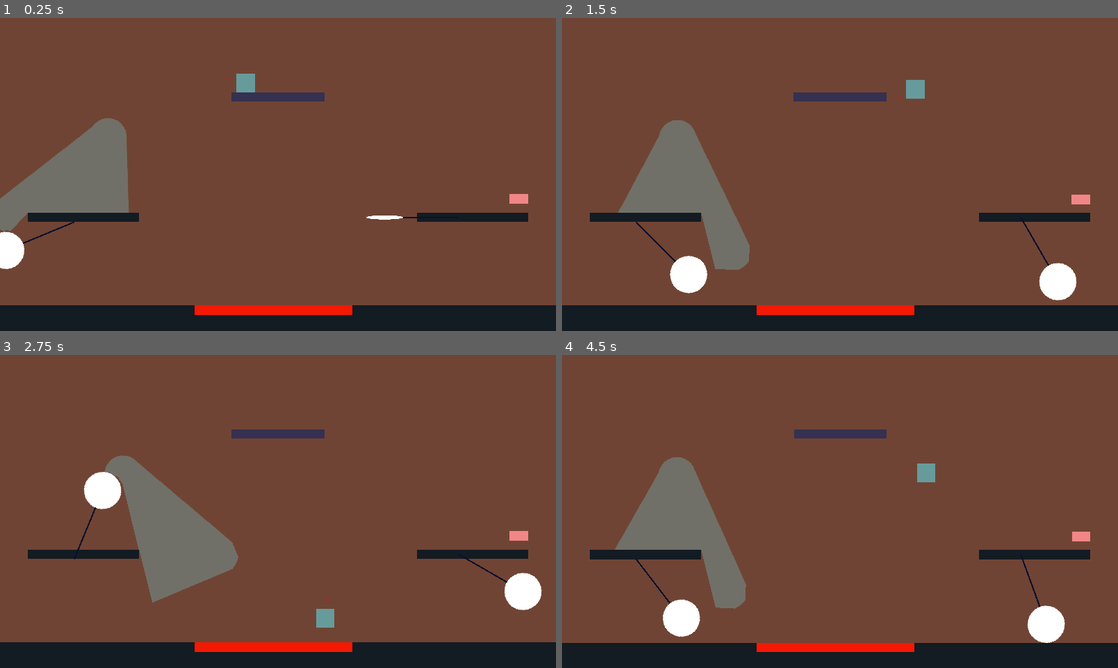
Above: before the commit, frames 1-4 (two rows, left to right).
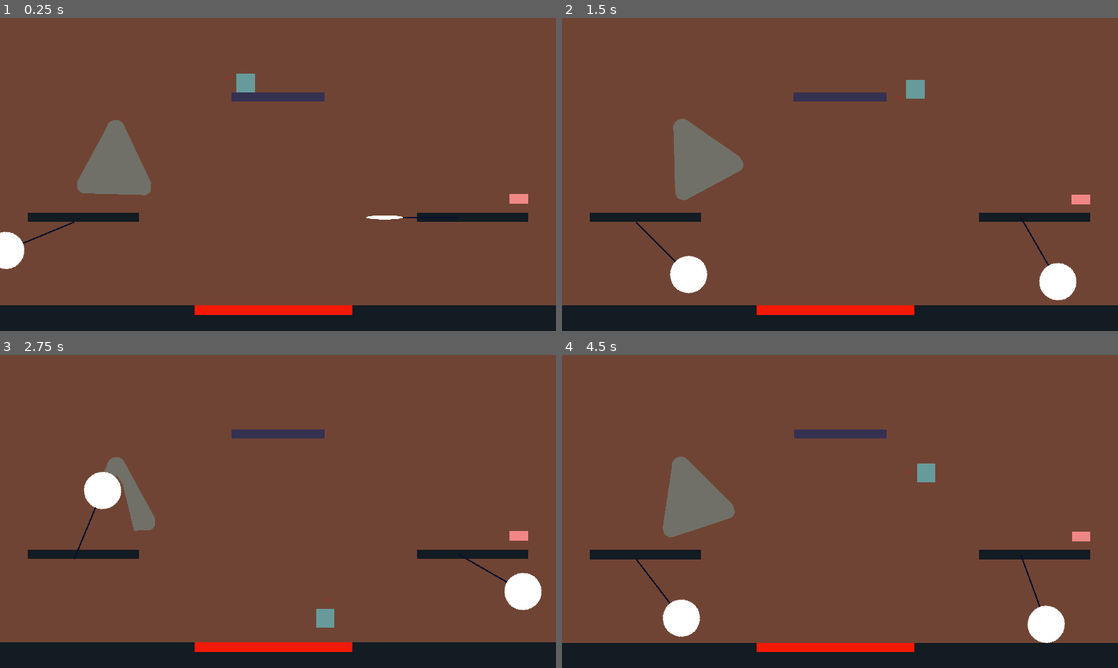
Above: after the commit, the same moments.

Repository: mightyminebuster/Github-GameOff-2020
Game: Godot game, scene res://Rooms/Demo.tscn
Same seed, same stepped clock (60 frames per second), same inputs: the game is played once before the commit and once after it.
Inputs (mouse positions are in pixels of both pictures, inside the frame that each line leads up to):
- Up to frame 1 (0.25 s): no input
- Up to frame 2 (1.5 s): move the mouse to (962, 158) at 0.52 s; hold D (move_right) from 0.53 s (still down); tap Shift (dash) at 0.6 s; tap Space (jump) at 0.77 s; move the mouse to (728, 190) at 1.27 s; click (728, 190) at 1.35 s
- Up to frame 3 (2.75 s): tap Space (jump) at 1.52 s; move the mouse to (333, 442) at 2.02 s; release D (move_right) at 2.03 s; hold A (move_left) from 2.03 s (still down); tap Shift (dash) at 2.1 s
- Up to frame 4 (4.5 s): move the mouse to (812, 574) at 2.77 s; release A (move_left) at 2.78 s; hold D (move_right) 2.78-4.28 s; click (812, 574) at 2.85 s; tap Space (jump) at 3.02, 3.77 s; move the mouse to (1006, 558) at 3.52 s; tap Shift (dash) at 3.6 s; move the mouse to (673, 464) at 4.27 s; hold A (move_left) from 4.28 s (still down); click (673, 464) at 4.35 s

The runs differ from the first frame. In frame 1, 3.7% of the frame differs, in the area x 0-28%, y 32-69%; in frame 2, 4.2%; in frame 3, 4.4%, in the area x 18-43%, y 32-80%; in frame 4, 3.6%.

Commit message:
Camera Rotation fix

Diff:
--- a/SourceCode/Objects/Obstacles/SecurityCamera/SecurityCamera.gd
+++ b/SourceCode/Objects/Obstacles/SecurityCamera/SecurityCamera.gd
@@ -1,7 +1,13 @@
 extends Position2D
+export var speed: float = 1
 
 func _physics_process(_delta : float) -> void:
-	for raycast in find_node("Raycasts").get_children():
-		if raycast.is_colliding():
-			if raycast.get_collider().collision_layer == 2147483652:
-				raycast.get_collider().set_state("die")
+	if !Engine.editor_hint:
+		for raycast in find_node("RotationFix").find_node("Raycasts").get_children():
+			if raycast.is_colliding():
+				if raycast.get_collider().collision_layer == 2147483652:
+					raycast.get_collider().set_state("die")
+
+
+func _process(delta):
+	$RotationFix/AnimationPlayer.playback_speed = speed
--- a/SourceCode/Objects/Obstacles/SecurityCamera/SecurityCamera.tscn
+++ b/SourceCode/Objects/Obstacles/SecurityCamera/SecurityCamera.tscn
@@ -20,46 +20,46 @@
 }
 
 [node name="SecurityCamera" type="Position2D"]
-rotation = 0.523599
-scale = Vector2( 2, 2 )
 script = ExtResource( 1 )
 __meta__ = {
-"_gizmo_extents_": 20.0
+"_gizmo_extents_": 30.0
 }
 
-[node name="Raycasts" type="Node2D" parent="."]
+[node name="RotationFix" type="Node2D" parent="."]
 
-[node name="RightRaycst" type="RayCast2D" parent="Raycasts"]
+[node name="Raycasts" type="Node2D" parent="RotationFix"]
+
+[node name="RightRaycst" type="RayCast2D" parent="RotationFix/Raycasts"]
 enabled = true
 cast_to = Vector2( 115, 240 )
 collision_mask = 23
 
-[node name="RightMidRaycast" type="RayCast2D" parent="Raycasts"]
+[node name="RightMidRaycast" type="RayCast2D" parent="RotationFix/Raycasts"]
 enabled = true
 cast_to = Vector2( 57, 240 )
 collision_mask = 23
 
-[node name="MidRaycast" type="RayCast2D" parent="Raycasts"]
+[node name="MidRaycast" type="RayCast2D" parent="RotationFix/Raycasts"]
 enabled = true
 cast_to = Vector2( 0, 250 )
 collision_mask = 23
 
-[node name="LeftMidRaycast" type="RayCast2D" parent="Raycasts"]
+[node name="LeftMidRaycast" type="RayCast2D" parent="RotationFix/Raycasts"]
 enabled = true
 cast_to = Vector2( -57, 240 )
 collision_mask = 23
 
-[node name="LeftRaycast" type="RayCast2D" parent="Raycasts"]
+[node name="LeftRaycast" type="RayCast2D" parent="RotationFix/Raycasts"]
 enabled = true
 cast_to = Vector2( -115, 240 )
 collision_mask = 23
 
-[node name="Light2D" type="Light2D" parent="."]
+[node name="Light2D" type="Light2D" parent="RotationFix"]
 texture = ExtResource( 2 )
 offset = Vector2( 0, 128 )
 shadow_enabled = true
 
-[node name="AnimationPlayer" type="AnimationPlayer" parent="."]
+[node name="AnimationPlayer" type="AnimationPlayer" parent="RotationFix"]
 autoplay = "loop"
 playback_speed = 0.16
 anims/loop = SubResource( 1 )
--- a/SourceCode/Rooms/Demo.tscn
+++ b/SourceCode/Rooms/Demo.tscn
@@ -43,17 +43,14 @@
 
 [node name="PendulumSaw" parent="Obstacles" instance=ExtResource( 7 )]
 position = Vector2( 256, 704 )
-rotation = -4.2016
+rotation = -1.57035
 rotation_type = "FullRotation"
 offset = 256
-speed = 1.0
 
 [node name="PendulumSaw2" parent="Obstacles" instance=ExtResource( 7 )]
 position = Vector2( 1584, 688 )
-rotation = 0.889739
-rotation_type = "HalfRotation"
+rotation = -1.5702
 offset = 256
-speed = 1.0
 
 [node name="SecurityCamera" parent="Obstacles" instance=ExtResource( 9 )]
 position = Vector2( 400, 352 )
